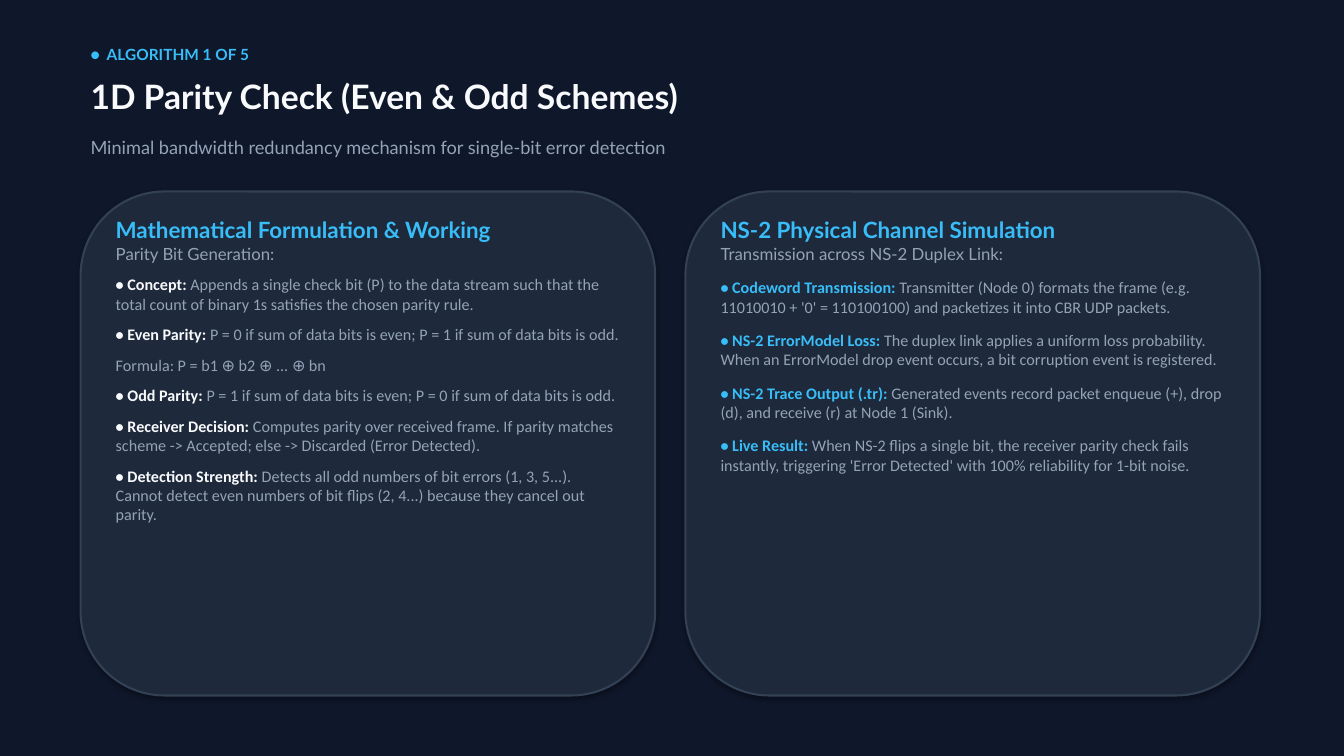
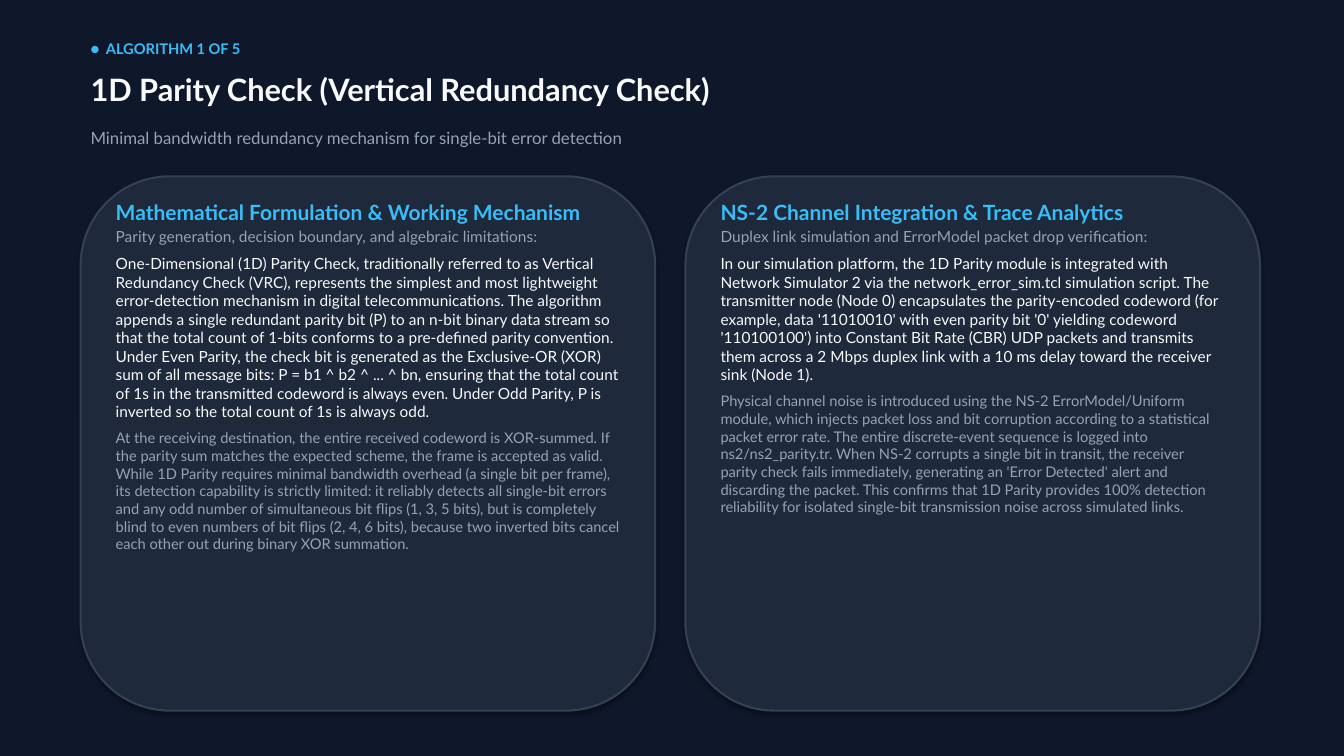
Before and after one commit to Amanyadav201205/errordetection, a slide deck: slide 4 of Error_Detection_and_Correction_Presentation.pptx. Drawn at 1344x756 pixels with LibreOffice and Linux fonts; fonts in the diff are those of the drawing. Boxes give left, top, right and bottom in pixels: in the first picture for what was removed or moved away, otherwise in the second. Text is boxed around its words. In the diff, an @@ line names an element or a change of style, - is before the commit and + after.

Commit message:
Update presentation with comprehensive, in-depth paragraph explanations across all 12 slides and NS-2 integration

```diff
--- a/Error_Detection_and_Correction_Presentation.pptx
+++ b/Error_Detection_and_Correction_Presentation.pptx
@@ text "● ALGORITHM 1 OF 5" at (106,43,241,54): size 11 to 10.5 pt @@
@@ text at (91,77,710,106): text changed; size 24 to 22 pt @@
-1D Parity Check (Even & Odd Schemes)
+1D Parity Check (Vertical Redundancy Check)
@@ text "Minimal bandwidth redundancy mechanism for ...": place and size @@
-text "Minimal bandwidth redundancy mechanism for ..." at (91,140,666,158)
+text "Minimal bandwidth redundancy mechanism for ..." at (91,131,622,147)
@@ text "Minimal bandwidth redundancy mechanism for ..." at (91,131,622,147): size 13 to 12 pt @@
@@ rounded rectangle: place and size @@
-rounded rectangle at (81,192,655,696)
+rounded rectangle at (81,176,655,711)
@@ rounded rectangle: place and size @@
-rounded rectangle at (686,192,1260,696)
+rounded rectangle at (686,176,1260,711)
@@ text at (116,204,619,552): text changed; size 11.5 to 11 pt; font Calibri to Lato; text colour #94A3B8 to #F8FAFC @@
-Mathematical Formulation & Working
-Parity Bit Generation:
-• Concept: Appends a single check bit (P) to the data stream such that the total count of binary 1s satisfies the chosen parity rule.
-• Even Parity: P = 0 if sum of data bits is even; P = 1 if sum of data bits is odd.
-Formula: P = b1 ⊕ b2 ⊕ ... ⊕ bn
-• Odd Parity: P = 1 if sum of data bits is even; P = 0 if sum of data bits is odd.
-• Receiver Decision: Computes parity over received frame. If parity matches scheme -> Accepted; else -> Discarded (Error Detected).
-• Detection Strength: Detects all odd numbers of bit errors (1, 3, 5...). Cannot detect even numbers of bit flips (2, 4...) because they cancel out parity.
+Mathematical Formulation & Working Mechanism
+Parity generation, decision boundary, and algebraic limitations:
+One-Dimensional (1D) Parity Check, traditionally referred to as Vertical Redundancy Check (VRC), represents the simplest and most lightweight error-detection mechanism in digital telecommunications. The algorithm appends a single redundant parity bit (P) to an n-bit binary data stream so that the total count of 1-bits conforms to a pre-defined parity convention. Under Even Parity, the check bit is generated as the Exclusive-OR (XOR) sum of all message bits: P = b1 ^ b2 ^ ... ^ bn, ensuring that the total count of 1s in the transmitted codeword is always even. Under Odd Parity, P is inverted so the total count of 1s is always odd.
+At the receiving destination, the entire received codeword is XOR-summed. If the parity sum matches the expected scheme, the frame is accepted as valid. While 1D Parity requires minimal bandwidth overhead (a single bit per frame), its detection capability is strictly limited: it reliably detects all single-bit errors and any odd number of simultaneous bit flips (1, 3, 5 bits), but is completely blind to even numbers of bit flips (2, 4, 6 bits), because two inverted bits cancel each other out during binary XOR summation.
@@ text at (721,204,1218,515): text changed; size 11.5 to 10.5 pt; font Calibri to Lato @@
-NS-2 Physical Channel Simulation
-Transmission across NS-2 Duplex Link:
-• Codeword Transmission: Transmitter (Node 0) formats the frame (e.g. 11010010 + '0' = 110100100) and packetizes it into CBR UDP packets.
-• NS-2 ErrorModel Loss: The duplex link applies a uniform loss probability. When an ErrorModel drop event occurs, a bit corruption event is registered.
-• NS-2 Trace Output (.tr): Generated events record packet enqueue (+), drop (d), and receive (r) at Node 1 (Sink).
-• Live Result: When NS-2 flips a single bit, the receiver parity check fails instantly, triggering 'Error Detected' with 100% reliability for 1-bit noise.
+NS-2 Channel Integration & Trace Analytics
+Duplex link simulation and ErrorModel packet drop verification:
+In our simulation platform, the 1D Parity module is integrated with Network Simulator 2 via the network_error_sim.tcl simulation script. The transmitter node (Node 0) encapsulates the parity-encoded codeword (for example, data '11010010' with even parity bit '0' yielding codeword '110100100') into Constant Bit Rate (CBR) UDP packets and transmits them across a 2 Mbps duplex link with a 10 ms delay toward the receiver sink (Node 1).
+Physical channel noise is introduced using the NS-2 ErrorModel/Uniform module, which injects packet loss and bit corruption according to a statistical packet error rate. The entire discrete-event sequence is logged into ns2/ns2_parity.tr. When NS-2 corrupts a single bit in transit, the receiver parity check fails immediately, generating an 'Error Detected' alert and discarding the packet. This confirms that 1D Parity provides 100% detection reliability for isolated single-bit transmission noise across simulated links.
```
Also in this commit, not shown: 10 other slides changed, 1 slide added, 1 slide removed, 4 other files.
